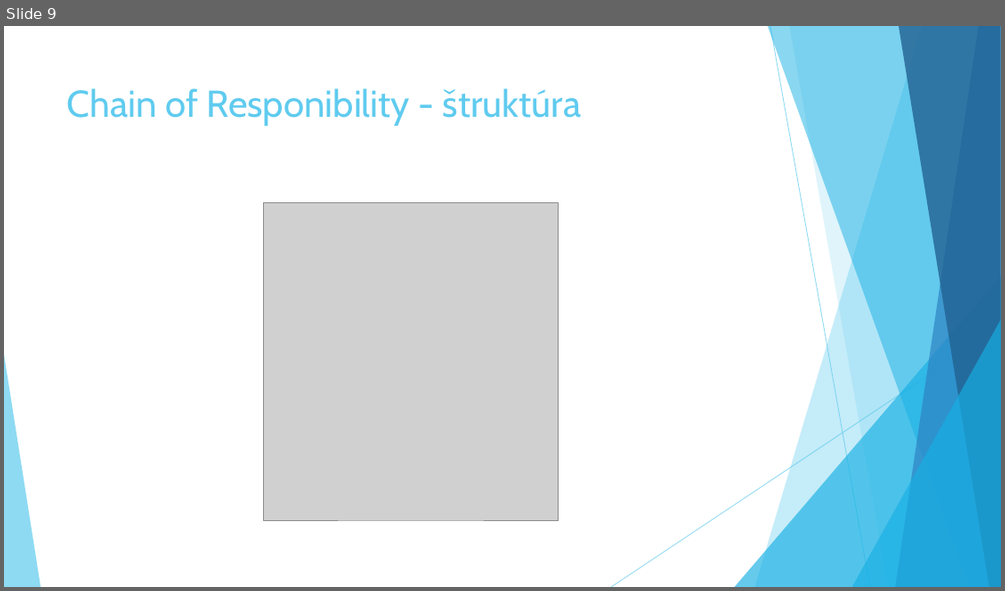
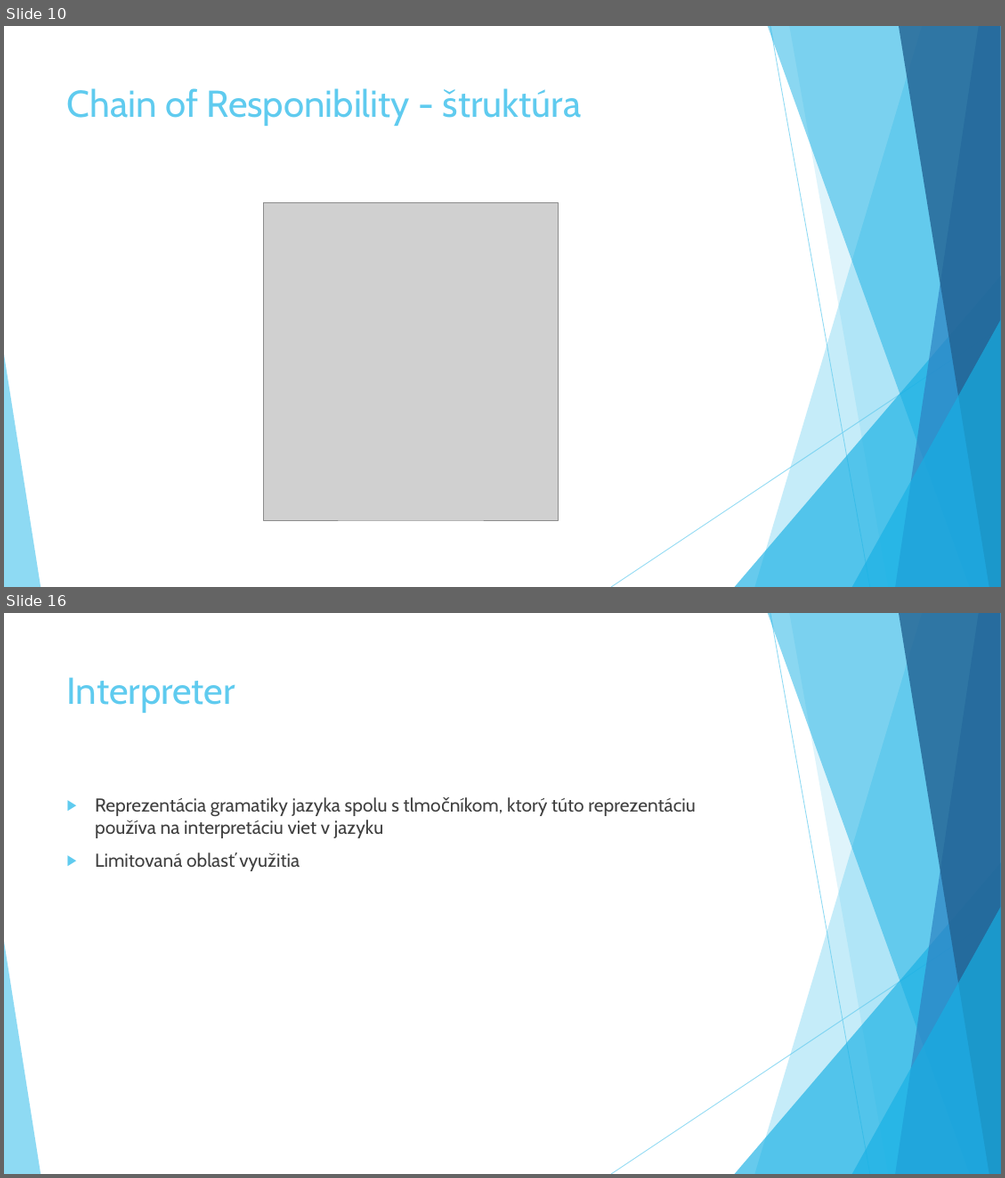
Before and after one commit to Rokulus/ASOS_prezentacia3, a slide deck: Behavioral_Design_Patterns.pptx. Shown one above the other, each under a label of ours: slide 9 before the commit, slides 10 and 16 after it; the slides between them are not shown. The pictures are 1005x591 and 1005x1178 pixels, drawn with LibreOffice and Linux fonts; fonts in the diff are those of the drawing; grey boxes stand for pictures. Boxes give left, top, right and bottom in pixels: in the first picture for what was removed or moved away, otherwise in the second. Text is boxed around its words. In the diff, an @@ line names an element or a change of style, - is before the commit and + after.

Commit message:
Added Design Pattern, Iterator, Interpreter, Command to presentation

```diff
--- a/Behavioral_Design_Patterns.pptx
+++ b/Behavioral_Design_Patterns.pptx
@@ slide 16 added at (x1=4, y1=613, x2=1001, y2=1174), background #FFFFFF; not listed: 10 template elements that a slide beside it also shows @@
@@ title added at (x1=67, y1=677, x2=235, y2=713), 36 pt, text #5FCBEF @@
+Interpreter
@@ text added at (x1=95, y1=797, x2=695, y2=871), 18 pt, text #404040 @@
+▶ Reprezentácia gramatiky jazyka spolu s tlmočníkom, ktorý túto reprezentáciu používa na interpretáciu viet v jazyku
+▶ Limitovaná oblasť využitia
@@ what was slide 9 is now slide 10 @@
```
Also in this commit, not shown: 1 slide changed, 13 other slides added.
